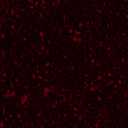
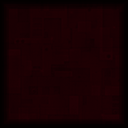
Before/after of a w=128, h=128 layered artwork. What changed in the layer stack:
removed layer "Layer 1" over [0, 0, 128, 128]
removed layer "Layer 0" over [0, 0, 128, 128]
added layer "Layer 3" above "Levels 1" over [0, 0, 128, 128]
added layer "Layer 2" over [0, 0, 128, 128]
